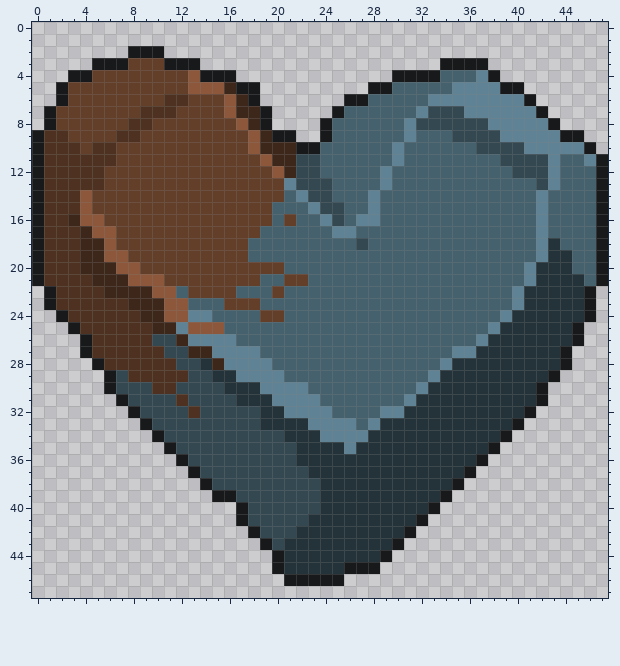
Edited in one commit: pixel-art sprite (Art/items/Hearth_Stone-Complete_UI_desc.png). The first picture shows the starting point.
The file is 48x48 pixels.
And afterwards:
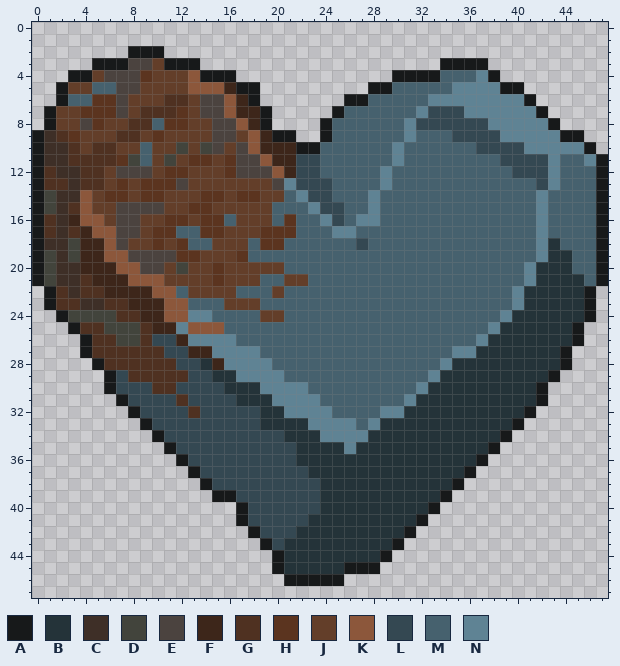
Palette (. is transparent): A #17191a  B #243339  C #3e2f27  D #42443c  E #4b433f  F #3d261a  G #4f3121  H #5b341f  J #633e29  K #8c573b  L #344852  M #46616e  N #5f8394
Diff:
Changed rows in their new state; - is an unchanged pixel.
first column x 1:
 3 -------EE------------
 4 -----EEEH------------
 5 ----MMEE-------------
 6 --MMHHE------EE------
 7 ---HHHE----H-EE------
 8 ---EH----MHH--EE-----
 9 C-H------H----EE-----
10 CC------M--D-DE-E----
11 CC----HDM-D-HH-HEE---
12 -CC---EEE-HH---HEEE--
13 --C---H-HHHE-------E-
14 DCC--HH-HH---HH-HH---
15 DC----EEEE--HH-------
16 -C----EE--HH-HHM----H
17 -C----EE-HHMMHH---HHH
18 CCD---E--H-HMM----HH-
19 DCD----EEEEHH---H----
20 DCC-----EE-D--H------
21 DCC-----------H------
22 --C------------------
23 ---CC----------------
24 --DDDD---------------
25 -----DDD-------------
26 ------DD-------------
Boxes around the changes in both pictures, in picture pixels (x1, y1, x2, y2):
changed: (44, 58, 296, 346)
